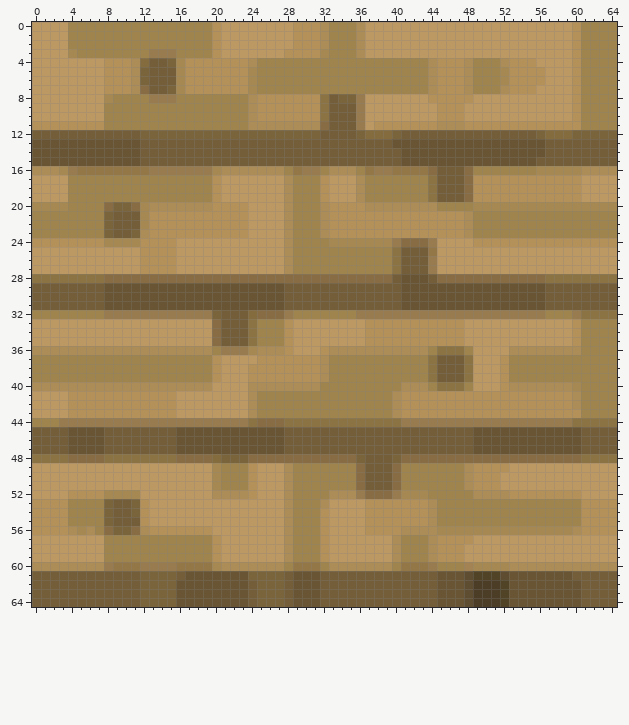
One commit to this sprite sheet: Wumpus/ASSET/hidden.png. Above, as it was before the edit.
The file is 65x65 pixels. Colours within 5 levels of each other are drawn and written as one.
Once edited:
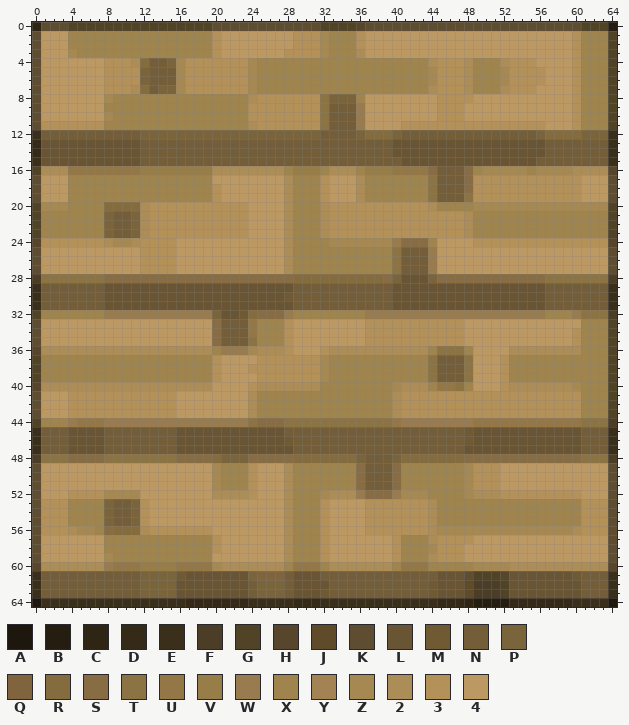
Palette (. is transparent): A #1d170d  B #251d10  C #2f2515  D #352918  E #3a2f1b  F #4c3d26  G #504326  H #57462c  J #5f4b2a  K #5f4d31  L #695433  M #705a33  N #735e39  P #7a643c  Q #80643d  R #846c3e  S #876c44  T #8c7344  U #947747  V #977d47  W #987b4e  X #9f844d  Y #a38353  Z #a68952  2 #ac8d57  3 #b5915a  4 #bc9862
The exact change:
Changed rows in their new state; - is an unchanged pixel.
first column x 0:
 0 CKKKGGGGGGGGGGGGGGGGKKKKKKKKKKKKGGGGHKKKKKKKKKKKKKKKKKKKKKKKKGGGB
 1 K-------------------------------Z---3---------------------------G
 2 K-------------------------------Z---3---------------------------G
 3 K------------XXX------------------------------------------------G
 4 K-----------------------Z---------------------------------------G
 5 K----------3--------------------------------Z-------------------G
 6 K----------3--------------------------------Z-------------------G
 7 K-----------R-P-------------------------------------------------G
 8 K------------XXX-----------------P--X-------4-------------------G
 9 K-----------------------3---------------------------------------G
10 K-------Z---------------3---------------------------------------G
11 K------------------------3333333T-----444----333---------444----G
12 E-----------------------------------------------------------R---E
13 D---------------------------------------------------------------E
14 D---------------------------------------L-----------------------E
15 E---------------------------------------------------------------E
16 G--2U-------VVVVVVVV2--------VVV-----VVV----------ZZZZZ-----2---H
17 K-------------------4-------------------------------------------K
18 K---------------------------------------------------------------K
19 K-----------------------------------------------T---------------K
20 G-------RRRR23333333-----------------3333333--------------------G
21 G----------P2---------------------------------------------------G
22 G----------P2---------------------------------------------------G
23 G---------------------------------------------------------------G
24 H-------2--2--------------------------------X-------------------H
25 K-------------------------------------------W-------------------K
26 K---------------------------------------------------------------K
27 K---------------------------------------------------------------K
28 F----------------------------RRRRRRRRRR-P---P-------------------F
29 E---------------------------L-----------L-----------------------E
30 E---------------------------M-----------L-----------------------E
31 E---------------------------L-----------L-----------------------E
32 G--------------------LLM------------X---------------------------F
33 K-----------------------U-----------------------------------4---G
34 K-----------------------U---------------------------------------G
35 K---------------------------------------------------------------G
36 H---------------------------------------------------------------G
37 G-------------------------------Z-------------------------------G
38 G-------------------------------Z-------------------------------G
39 G-----------------------4-------Z-------------------------------G
40 H-----------------------3---------------Z----UU-----------------G
41 K-----------------------------------------------------------3---G
42 K-----------------------------------------------------------3---G
43 K---------------------------------------------------------------G
44 G--X-UUU--------------------------------U--------UUUUUUUUUUUU---F
45 E-----------------------------------------------M---------------E
46 E---------------------------M-------------------M---------------E
47 E---------------------------L-------------------L---------------E
48 F----------------------------RRRRRRR-----RRRRRRR----------------F
49 K-----------------------------------------------Z---4-----------K
50 K-----------------------------------------------Z---------------K
51 K-----------------------------------------------Z---------------K
52 K-------------------------------Z---------------Z---3-----------K
53 K-------------------------------3-------------------------------K
54 K---------------------------------------------------------------K
55 K----------P----------------------------------------------------K
56 K-----Z--RRR-----------------------------333--------------------K
57 K---------------------------------------3-----------------------K
58 K---------------------------------------3---Z-------------------K
59 K-------Z-----------4-------------------3-----------------------K
60 H-----------VVVV----------------------------X---X---------------H
61 E---------------M--------QQQ------------------------H-------M---E
62 E-------------------------------L-----------M---J---------------E
63 E-------------------------------M-----------M---J---------------E
64 AEEEEEEEEEEEEEEEEDDDDDDDEEEEEDDDEEEEEEEEEEEEEDDDCBBBBDDDDDDDEEEEA
Boxes around the changes in both pictures, in picture pixels (x1, y1, x2, y2):
changed: (32, 22, 617, 607)
